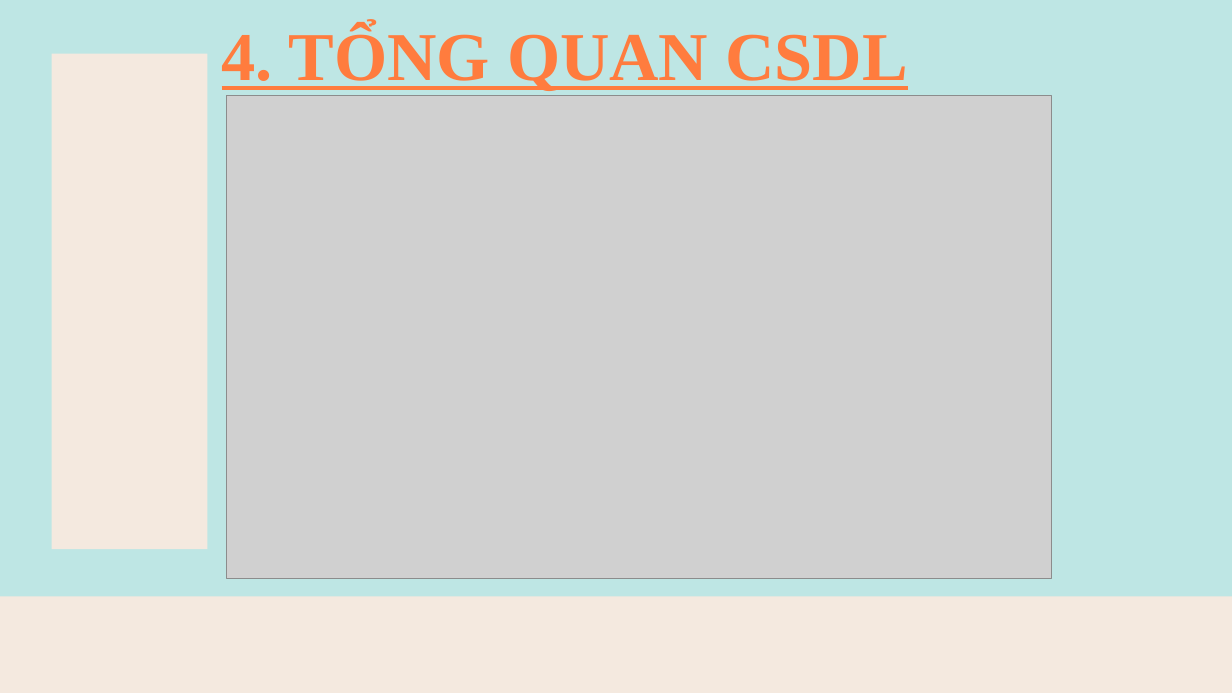
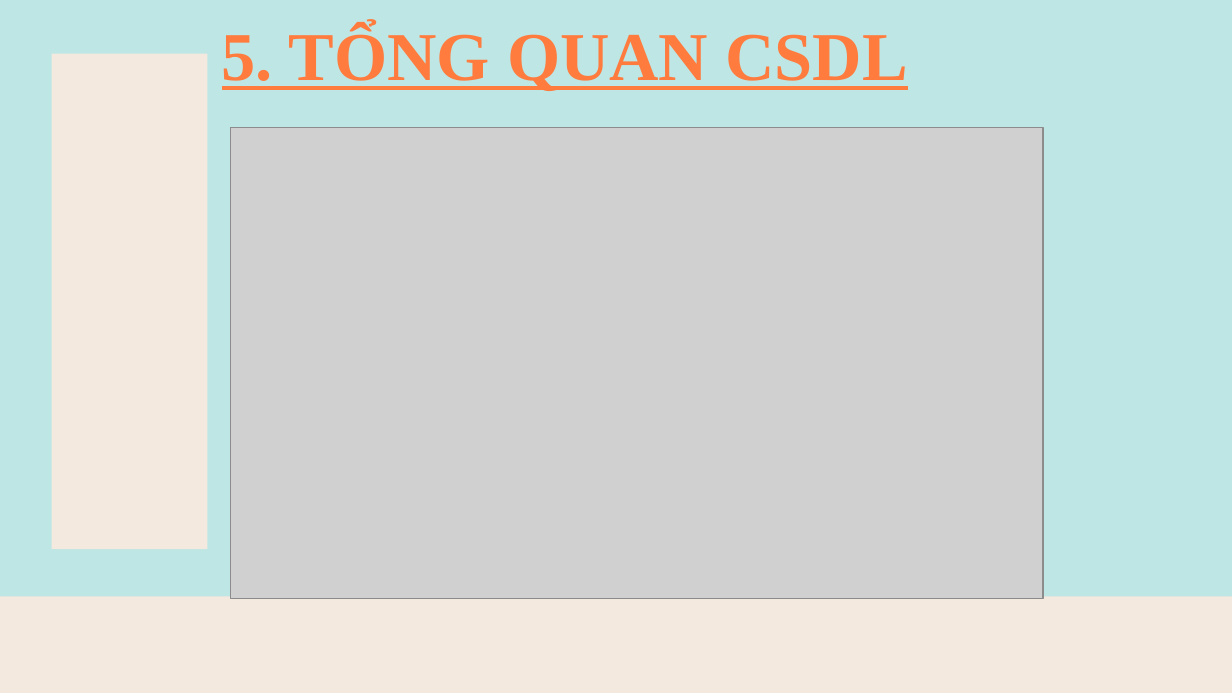
Before and after one commit to xhoang0509/project_php_basic, a slide deck: slide 10 of document/THUYẾT TRÌNH.pptx (slide 9 before the commit). Drawn at 1232x693 pixels with LibreOffice and Linux fonts; fonts in the diff are those of the drawing; grey boxes stand for pictures. Boxes give left, top, right and bottom in pixels: in the first picture for what was removed or moved away, otherwise in the second. Text is boxed around its words. In the diff, an @@ line names an element or a change of style, - is before the commit and + after.

```diff
--- a/document/THUYẾT TRÌNH.pptx
+++ b/document/THUYẾT TRÌNH.pptx
@@ title at [222,27,907,91]: text changed @@
-4. TỔNG QUAN CSDL
+5. TỔNG QUAN CSDL
@@ picture: place and size @@
-picture at [227,96,1051,579]
+picture at [230,127,1042,599]
```
Also in this commit, not shown: 6 other slides changed, 1 slide added.
